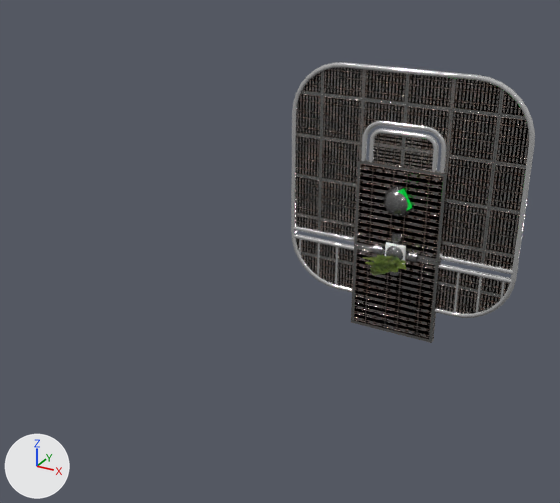
Renders of the FBX model public/models/interactive_group.fbx from each side of a commit.
Before and after are seen from a 50 mm lens placed at (0.057, -0.1607, 0.074), pointed at (-0.0071, -0.0442, 0.0158). The axes (+X, +Y, +Z) are drawn at lower left. The lights are the same throughout. The picture after the commit comes second. Objects named as collision shapes, trigger or cutter boxes, shadow casters or lower levels of detail are left out. Where no turn or scale is listed for an object, it has been applied to the vertices.
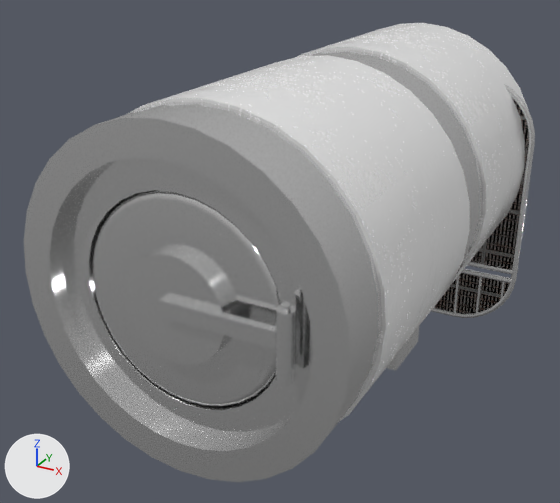
Location of each change, [x1, y1, x2, y2] in pixels of the pictures (560 x 503 px):
```json
{"object": "chrome_combined", "change": "added", "after": [24, 50, 483, 482]}
{"object": "plasteel_combined", "change": "added", "after": [128, 23, 529, 422]}
{"object": "airlock_outer_door", "change": "added", "after": [92, 190, 282, 407]}
{"object": "door", "change": "hidden", "before": [351, 160, 448, 343]}
{"object": "pCube229", "change": "added", "after": [386, 325, 420, 371]}
{"object": "foliage_branch", "change": "hidden", "before": [363, 255, 407, 273]}
{"object": "foliage_leaf", "change": "hidden", "before": [371, 256, 401, 275]}
{"object": "sphere", "change": "hidden", "before": [386, 246, 403, 260]}
{"object": "pTorus29", "change": "unchanged, covered by the edit", "before": [296, 68, 529, 313], "after": [435, 99, 529, 313]}
{"object": "pCylinder47", "change": "unchanged, covered by the edit", "before": [291, 62, 535, 318], "after": [431, 85, 535, 318]}
{"object": "pTorus30", "change": "unchanged, covered by the edit", "before": [374, 134, 433, 171]}
```

Edits to the scene script, one JSON object a line:
```json
{"op": "add", "block": "mat_plasteel", "code": ["mat_plasteel = bpy.data.materials.new('plasteel')", "# colours: white #ffffff", "# uses the picture img_metal_rough_normal_jpg", "# uses the picture img_metal_rough_roughness_jpg"]}
{"op": "add", "block": "me_mesh_075_1", "code": ["me_mesh_075_1 = bpy.data.meshes.new('Mesh.075')", "me_mesh_075_1.from_pydata(...)  # 362 vertices, 390 faces; spans x -0.0156..0.0181, y -0.0056..0.0025, z -0.0162..0.0162", "me_mesh_075_1.materials.append(mat_chrome)  # white #e9e9e9"]}
{"op": "add", "block": "me_mesh_077_1", "code": ["me_mesh_077_1 = bpy.data.meshes.new('Mesh.077')", "me_mesh_077_1.from_pydata(...)  # 256 vertices, 256 faces; spans x -0.0267..0.0267, y -0.0425..0.0425, z -0.0267..0.0267", "me_mesh_077_1.materials.append(mat_plasteel)"]}
{"op": "add", "block": "me_mesh_076_1", "code": ["me_mesh_076_1 = bpy.data.meshes.new('Mesh.076')", "me_mesh_076_1.from_pydata(...)  # 660 vertices, 680 faces; spans x -0.0262..0.0262, y -0.03..0.03, z -0.0262..0.0262", "me_mesh_076_1.materials.append(mat_chrome)  # white #e9e9e9"]}
{"op": "add", "block": "me_mesh_080_1", "code": ["me_mesh_080_1 = bpy.data.meshes.new('Mesh.080')", "me_mesh_080_1.from_pydata(...)  # 16 vertices, 14 faces; spans x -0.0025..0.0025, y -0.005..0.005, z -0.005..0.005", "me_mesh_080_1.materials.append(mat_chrome)  # white #e9e9e9"]}
{"op": "add", "block": "ob_sphere", "code": "ob_sphere.hide_viewport = True"}
{"op": "add", "block": "ob_foliage_branch", "code": "ob_foliage_branch.hide_viewport = True"}
{"op": "add", "block": "ob_foliage_leaf", "code": "ob_foliage_leaf.hide_viewport = True"}
{"op": "add", "block": "ob_door", "code": "ob_door.hide_viewport = True"}
{"op": "add", "block": "ob_airlock_outer_door", "code": ["ob_airlock_outer_door = bpy.data.objects.new('airlock_outer_door', me_mesh_075_1)", "ob_airlock_outer_door.location = (-0.0006, -0.0825, 0.025)"]}
{"op": "add", "block": "ob_plasteel_combined", "code": ["ob_plasteel_combined = bpy.data.objects.new('plasteel_combined', me_mesh_077_1)", "ob_plasteel_combined.location = (0.0, -0.035, 0.025)"]}
{"op": "add", "block": "ob_chrome_combined", "code": ["ob_chrome_combined = bpy.data.objects.new('chrome_combined', me_mesh_076_1)", "ob_chrome_combined.location = (0.0, -0.0587, 0.025)"]}
{"op": "add", "block": "ob_pcube229", "code": ["ob_pcube229 = bpy.data.objects.new('pCube229', me_mesh_080_1)", "ob_pcube229.location = (0.0213, -0.0587, 0.015)"]}
```
